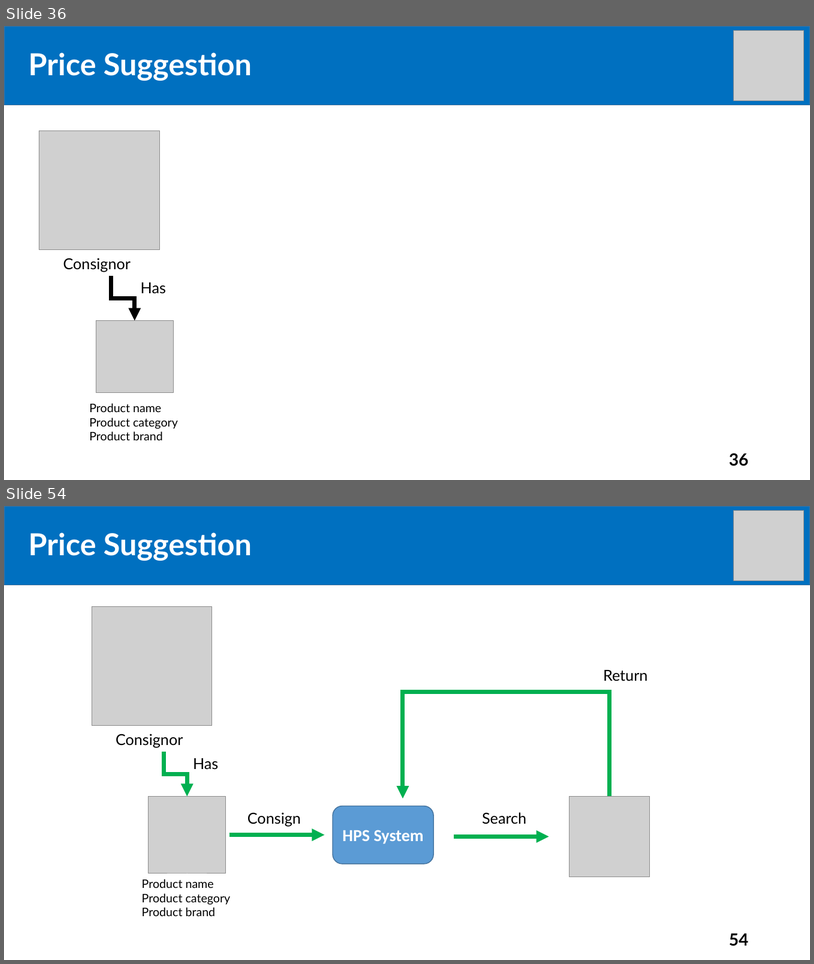
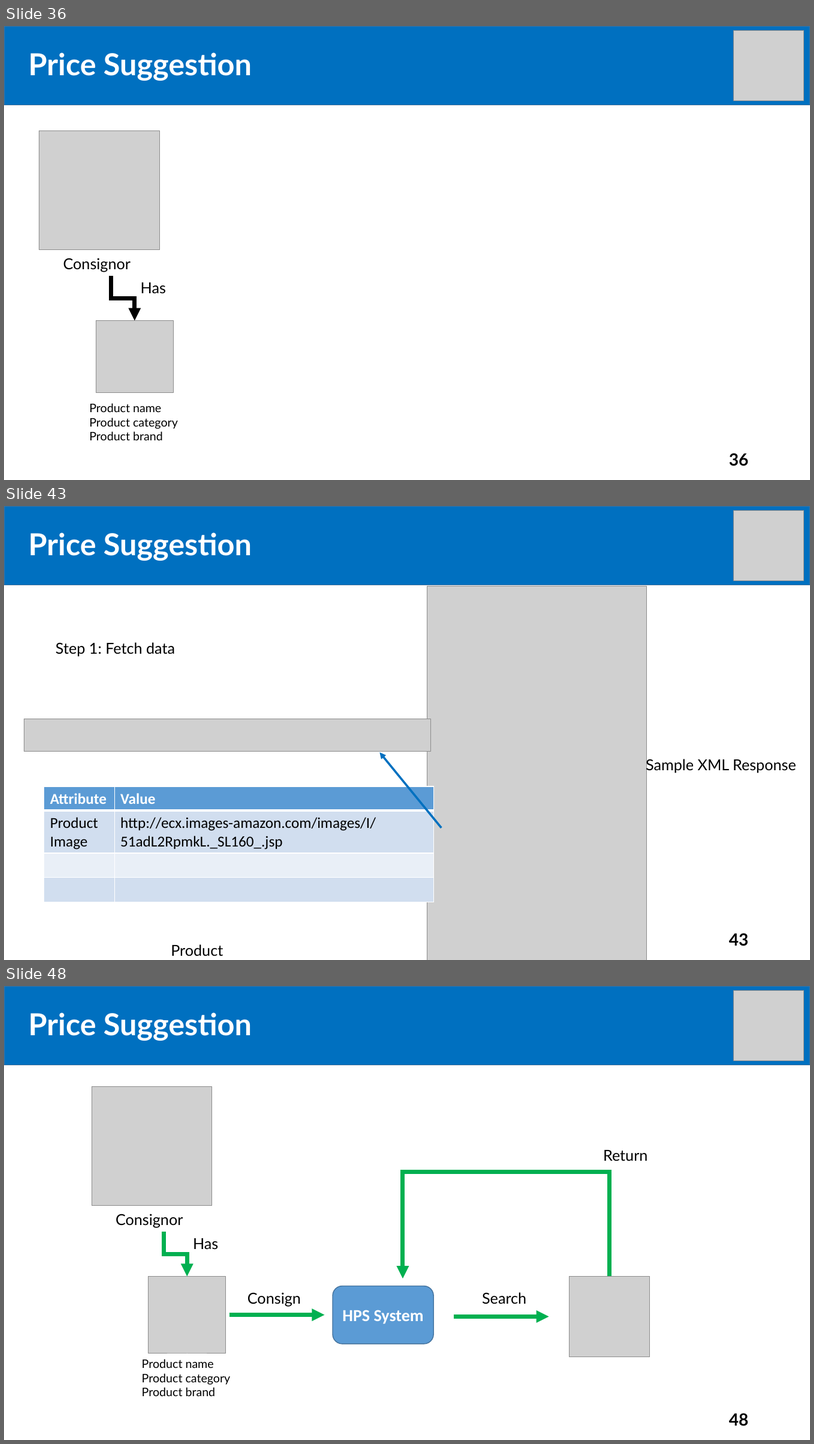
Before and after one commit to tiendan3108/CP, a slide deck: Source/Presentation/PreFinalPresentation.pptx. Shown one above the other, each under a label of ours: slides 36 and 54 before the commit, slides 36, 43 and 48 after it; the slides between them are not shown. The pictures are 814x964 and 814x1444 pixels, drawn with LibreOffice and Linux fonts; fonts in the diff are those of the drawing; grey boxes stand for pictures. Boxes give left, top, right and bottom in pixels: in the first picture for what was removed or moved away, otherwise in the second. Text is boxed around its words. In the diff, an @@ line names an element or a change of style, - is before the commit and + after.

```diff
--- a/Source/Presentation/PreFinalPresentation.pptx
+++ b/Source/Presentation/PreFinalPresentation.pptx
@@ slide 43 added at [4, 506, 810, 960], background #FFFFFF @@
@@ rectangle added at [4, 506, 810, 585], fill #0070C0, outline #43739E 1 pt @@
@@ picture added at [734, 510, 804, 580] @@
@@ text added at [29, 532, 252, 561], 36 pt, text #FFFFFF, bold @@
+Price Suggestion
@@ title added at [50, 538, 174, 561], 44 pt, text #FFFFFF, bold @@
+Outline
@@ picture added at [428, 586, 647, 960] @@
@@ text added at [56, 642, 175, 656], 18 pt, text #000000 @@
+Step 1: Fetch data
@@ picture added at [24, 719, 431, 751] @@
@@ arrow added from (441, 828) to (380, 752), #0070C0 2.5 pt @@
@@ text added at [646, 757, 797, 773], 18 pt, text #000000 @@
+Sample XML Response
@@ table added at [44, 786, 435, 901], 4 rows, 2 columns @@
+Attribute | Value
+Product Image | http://ecx.images-amazon.com/images/I/51adL2RpmkL._SL160_.jsp
+ | 
+ | 
@@ page number added at [729, 933, 749, 946], 20 pt, text #000000, bold @@
+43
@@ text added at [171, 944, 223, 956], 18 pt, text #000000 @@
+Product
@@ what was slide 54 is now slide 48 @@
@@ page number at [729, 1413, 749, 1426]: text changed @@
-54
+48
```
Also in this commit, not shown: 5 slides changed, 5 other slides added, 12 slides removed.
